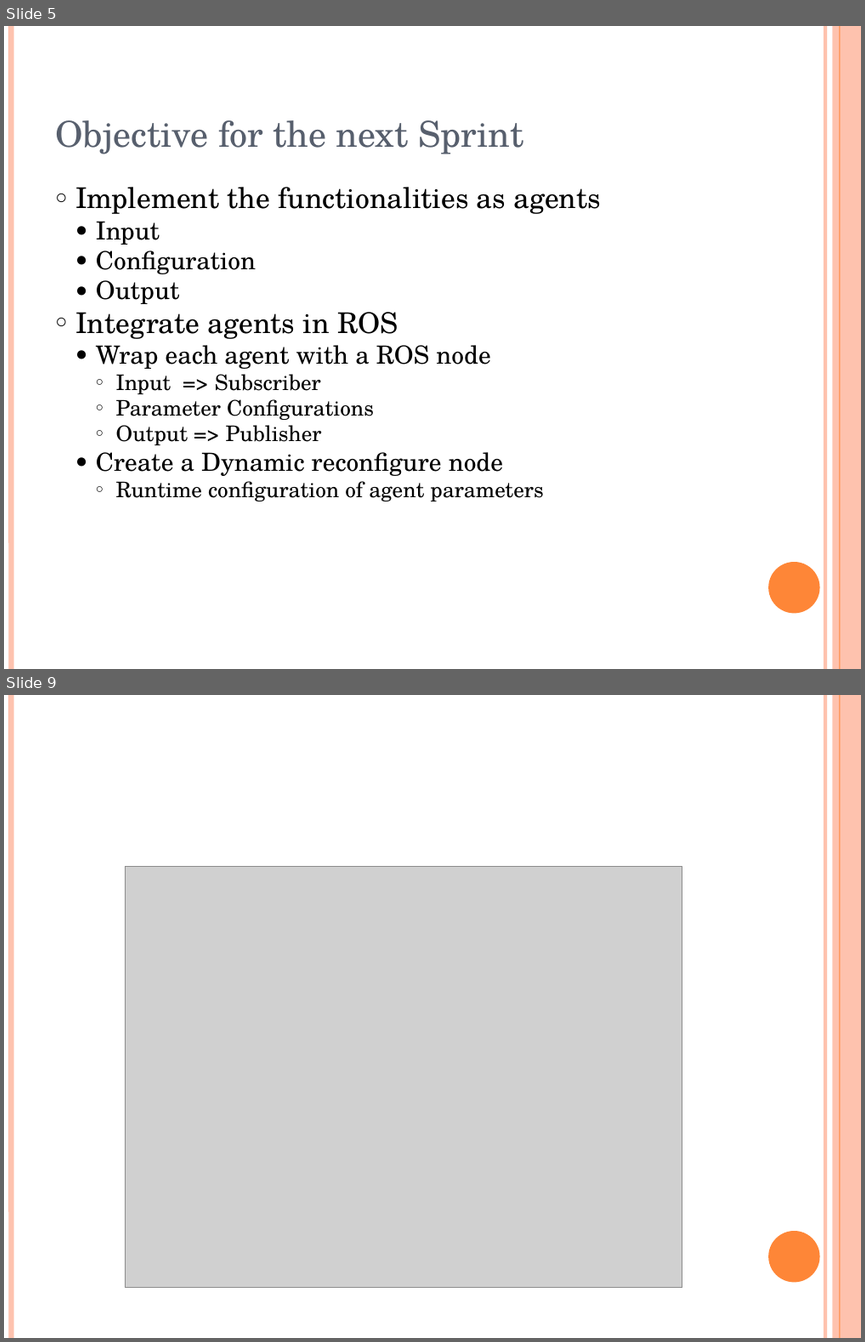
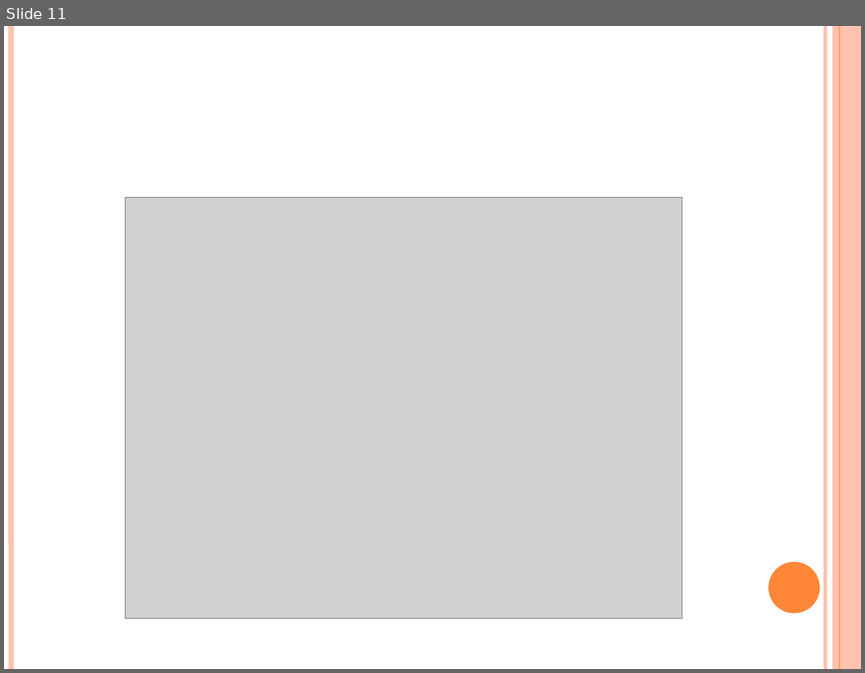
Before and after one commit to oscar-lima/sdp_ws2013_pcl, a slide deck: doc/apcl_presentation.pptx. Shown one above the other, each under a label of ours: slides 5 and 9 before the commit, slide 11 after it; the slides between them are not shown. The pictures are 865x1342 and 865x673 pixels, drawn with LibreOffice and Linux fonts; fonts in the diff are those of the drawing; grey boxes stand for pictures. Boxes give left, top, right and bottom in pixels: in the first picture for what was removed or moved away, otherwise in the second. Text is boxed around its words. In the diff, an @@ line names an element or a change of style, - is before the commit and + after.

Commit message:
Updated presentation for last sprint

```diff
--- a/doc/apcl_presentation.pptx
+++ b/doc/apcl_presentation.pptx
@@ slide 5 removed at (x1=4, y1=26, x2=861, y2=669), background #FFFFFF; not listed: 6 template elements that a slide beside it also shows @@
@@ text removed at (x1=55, y1=120, x2=523, y2=154) @@
-Objective for the next Sprint
@@ text removed at (x1=75, y1=187, x2=602, y2=501) @@
-○ Implement the functionalities as agents
-  ● Input
-  ● Configuration
-  ● Output
-○ Integrate agents in ROS
-  ● Wrap each agent with a ROS node
-    ○ Input => Subscriber
-    ○ Parameter Configurations
-    ○ Output => Publisher
-  ● Create a Dynamic reconfigure node
-    ○ Runtime configuration of agent parameters
@@ what was slide 9 is now slide 11 @@
```
Also in this commit, not shown: 6 slides changed, 4 slides added, 1 other slide removed.
